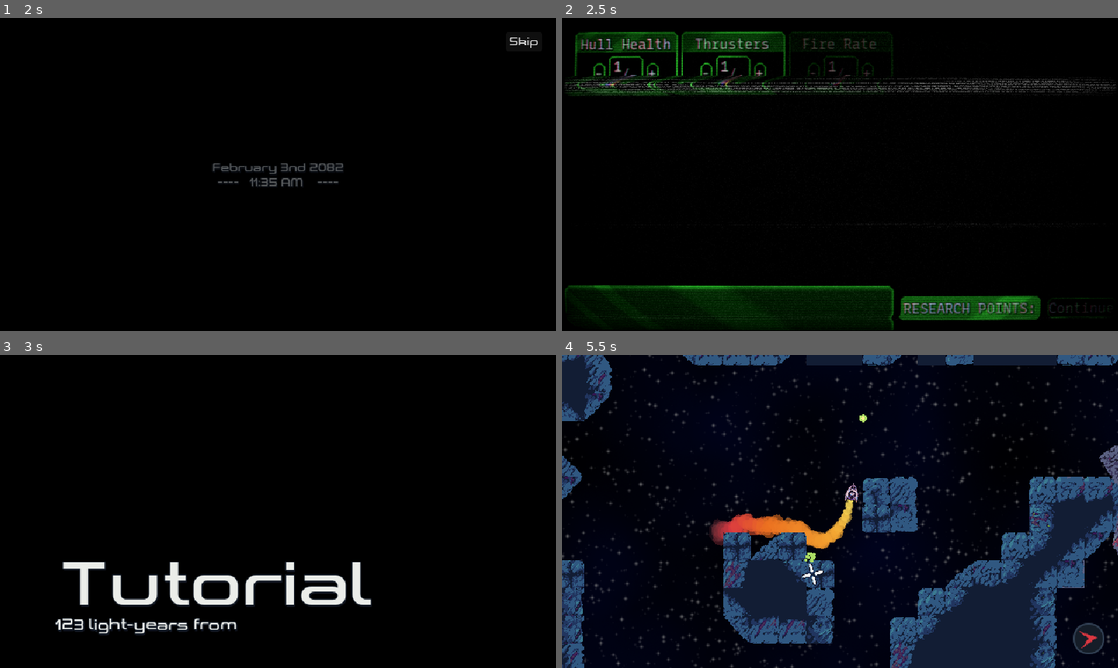
Above: before the commit, frames 1-4 (two rows, left to right).
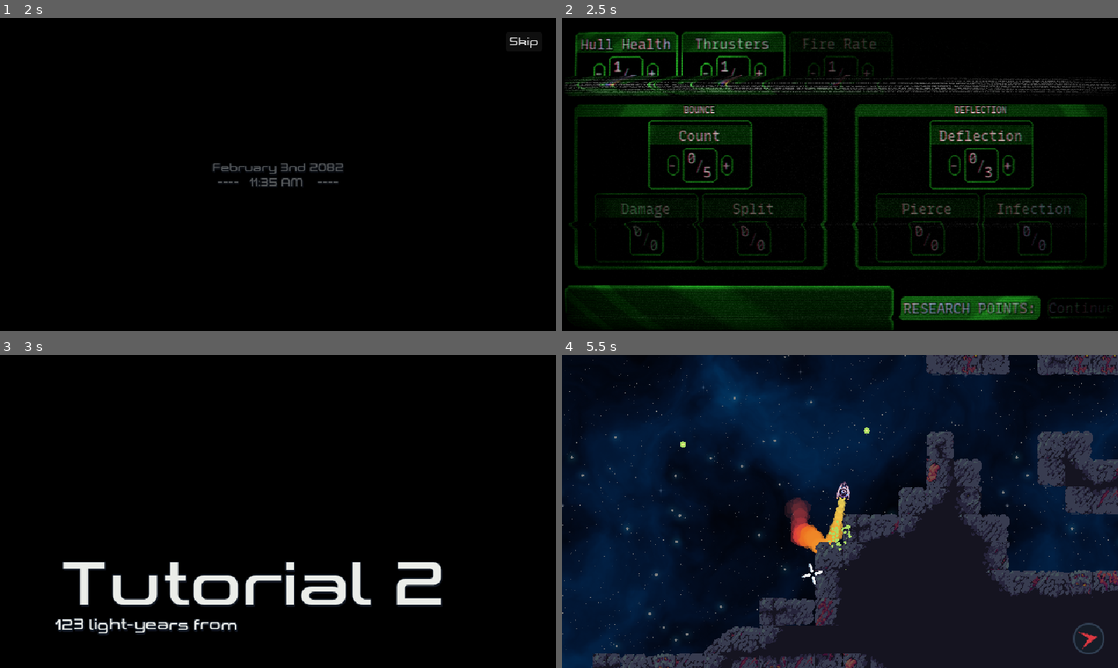
Above: after the commit, the same moments.

Repository: Yoshiip/boss-rush-jam-2024
Game: Godot game, scene res://levels/menu/menu.tscn
Same seed, same stepped clock (60 frames per second), same inputs: the game is played once before the commit and once after it.
Inputs (mouse positions are in pixels of both pictures, inside the frame that each line leads up to):
- Up to frame 1 (2 s): tap Enter at 0.5 s; move the mouse to (400, 158) at 0.52 s; press the mouse at (400, 158) at 0.53 s; hold D (move_right) 0.53-1.25 s; release the mouse at (400, 158) at 1.25 s; click "Play" at 1.25 s
- Up to frame 2 (2.5 s): click "Skip" at 2 s
- Up to frame 3 (3 s): click "Continue" at 2.75 s
- Up to frame 4 (5.5 s): move the mouse to (728, 527) at 3.52 s; hold S (move_down) 3.53-4.28 s; tap Shift (dash) at 3.6 s; click (728, 527) at 3.8 s; move the mouse to (895, 442) at 4.27 s; press the mouse at (895, 442) at 4.28 s; hold D (move_right) 4.28-5.03 s; move the mouse to (812, 574) at 5.02 s; release the mouse at (812, 574) at 5.03 s; hold W (move_up) from 5.03 s (still down); tap Space (weapon_toggle) at 5.1 s; click (812, 574) at 5.3 s

Frame 1 is identical in both runs. In frame 2, 12% of the frame differs, in the area x 1-99%, y 27-81%; in frame 3, 1.2%; in frame 4, 60%, in the area x 0-100%, y 0-100%.

Commit message:
Fixed split bullet, and upgrade adjustments

Diff:
--- a/assets/bullets/bullet/bullet.gd
+++ b/assets/bullets/bullet/bullet.gd
@@ -75,12 +75,17 @@
 	elif body.is_in_group("Obstacle"):
 
 		if !max_bounces>0:
-				destroy_bullet()
+			destroy_bullet()
 		max_bounces-=1
 		if bounce_powerup_lvl> 0:
 			speed *= 1.1
 			scale = Vector2(scale.x * 1.2, scale.y * 1.2)
 			damage += 1
+		if !from_enemy:
+			if max_splits > 0:
+				for i in range(max_splits):
+					_fire()
+				max_splits -= 1
 		if ray_cast.is_colliding():
 			var collision_normal = ray_cast.get_collision_normal()
 		#var collision_normal = (body.global_position - global_position).normalized()
@@ -88,9 +93,7 @@
 			ray_cast.set_target_position(velocity.normalized() * 30)
 			if not from_enemy:
 				ray_cast_homing.set_target_position(velocity.normalized() * 300)
-				if max_splits > 0:
-					_fire()
-					max_splits -= 1
+
 
 
 
@@ -109,9 +112,9 @@
 			bounce_of_position(body.global_position)
 			max_pierces-=1
 		if max_infections > 0:
-			$Sprite.modulate = Color.DARK_CYAN
+			$Sprite.modulate = Color(1, 1, 1, 1)
 			other_bullet.from_enemy = false
-			other_bullet.get_node("Sprite").modulate = Color.DARK_CYAN
+			other_bullet.get_node("Sprite").modulate =Color(1, 1, 1, 1)
 			max_infections -=1
 		speed *= 0.8
 		other_bullet.speed*=2
@@ -146,8 +149,8 @@
 		bullet.max_pierces = GameManager.get_pierces()
 
 	bullet.bounce_powerup_lvl =  GameManager.get_damage_up_bounces()
-	bullet.max_bounces = GameManager.get_bounces()+1
-	bullet.max_splits = GameManager.get_splits()
-	bullet.scale = Vector2(scale.x * 0.8, scale.y * 0.8)
+	bullet.max_bounces = GameManager.get_bounces()-1
+	bullet.max_splits = 0
+	bullet.scale = Vector2(scale.x * 1, scale.y * 1)
 
-	call_deferred("add_sibling", bullet)
+	get_parent().add_child(bullet)
--- a/assets/game_manager.gd
+++ b/assets/game_manager.gd
@@ -50,8 +50,8 @@
 
 # functions to return the max of each levels
 
-const BULLETS_SIZE := [1.0, 1.25, 1.5, 1.75, 2.0]
-const BULLETS_SPEED := [5.0,7.0,10.0,13.0,15.0]
+const BULLETS_SIZE := [0.75,1.0, 1.5,1.75, 2.0]
+const BULLETS_SPEED := [1.5,3.0,5.0,7.0,10.0]
 
 func get_health() -> int:
 	return 4 + GameManager.save_data.hull_health * 3
@@ -96,9 +96,9 @@
 func go_to_fight() -> void:
 	match save_data.level:
 		0:
+			get_tree().change_scene_to_file("res://levels/fights/terrain intro/terrain_intro.tscn")
+		1:
 			get_tree().change_scene_to_file("res://levels/fights/small_enemy_intro/small_enemy_intro.tscn")
-		1:
-			get_tree().change_scene_to_file("res://levels/fights/terrain intro/terrain_intro.tscn")
 		2:
 			get_tree().change_scene_to_file("res://levels/fights/first/first_fight.tscn")
 		3:
--- a/assets/spaceship/spaceship.gd
+++ b/assets/spaceship/spaceship.gd
@@ -33,8 +33,8 @@
 var invicibility_timer := 0.0
 
 
-const SPEEDS := [300, 400, 475, 550, 650]
-const TURNING := [5,5,7,9,13]
+const SPEEDS := [350, 400, 455, 520, 600]
+const TURNING := [5,6,7,13,19]
 @onready var acceleration_speed: float = SPEEDS[GameManager.save_data.thrusters]
 @onready var turning_speed: float = TURNING[GameManager.save_data.thrusters]
 var fire_timer := fire_rate
--- a/levels/menu/menu.gd
+++ b/levels/menu/menu.gd
@@ -22,7 +22,7 @@
 	{
 		"name": "Tentative",
 		"role": "Game Design, Code, Art",
-		"url": "",
+		"url": "https://itch.io/profile/brokenhand",
 	},
 	{
 		"name": "moose",
--- a/levels/upgrades/upgrades.tscn
+++ b/levels/upgrades/upgrades.tscn
@@ -126,23 +126,25 @@
 [node name="thrusters" parent="Canvas/Container/Boxes/Top" instance=ExtResource("1_gvm2u")]
 layout_mode = 2
 title = "Thrusters"
-description = "Increase ship turn speed."
+description = "Increases ship speed."
 max_level = 4
 
 [node name="fire_rate" parent="Canvas/Container/Boxes/Top" instance=ExtResource("1_gvm2u")]
 layout_mode = 2
 title = "Fire Rate"
+description = "Decreases time between shots"
 max_level = 5
 
 [node name="bullet_size" parent="Canvas/Container/Boxes/Top" instance=ExtResource("1_gvm2u")]
 layout_mode = 2
 title = "Bullet Size"
 description = "Increase the size of your projectiles."
+max_level = 4
 
 [node name="bullet_speed" parent="Canvas/Container/Boxes/Top" instance=ExtResource("1_gvm2u")]
 layout_mode = 2
 title = "Bullet Speed"
-description = "Increase the speed at which bullets travel."
+description = "Increase Bullet Speed."
 max_level = 4
 
 [node name="Bottom" type="HBoxContainer" parent="Canvas/Container/Boxes"]
@@ -164,7 +166,7 @@
 offset_bottom = 20.0
 grow_horizontal = 2
 theme_override_font_sizes/font_size = 10
-text = "Bounces"
+text = "Bounce"
 horizontal_alignment = 1
 uppercase = true
 
@@ -186,7 +188,8 @@
 layout_mode = 2
 size_flags_horizontal = 4
 title = "Count"
-description = "Increase the max times the projectile can bounce."
+description = "Increase the max times the projectile can bounce off of terrain"
+max_level = 5
 
 [node name="Container" type="HBoxContainer" parent="Canvas/Container/Boxes/Bottom/Left/Left"]
 layout_mode = 2
@@ -196,14 +199,15 @@
 custom_minimum_size = Vector2(120, 80)
 layout_mode = 2
 title = "Damage"
-description = "Increase the damage of the projectile each time it bounces."
+description = "Increase the power of the projectile when it bounces. Max number of times = level"
 constraint = "bounce"
 
 [node name="split" parent="Canvas/Container/Boxes/Bottom/Left/Left/Container" instance=ExtResource("1_gvm2u")]
 custom_minimum_size = Vector2(120, 80)
 layout_mode = 2
 title = "Split"
-description = "Spawn addiotional projectile each time the projectile bounce."
+description = "Chance to spawn additional projectiles when it bounces."
+max_level = 4
 constraint = "bounce"
 
 [node name="Right" type="Panel" parent="Canvas/Container/Boxes/Bottom"]
@@ -218,7 +222,7 @@
 offset_bottom = 20.0
 grow_horizontal = 2
 theme_override_font_sizes/font_size = 10
-text = "Deflect"
+text = "Deflection"
 horizontal_alignment = 1
 uppercase = true
 
@@ -240,6 +244,7 @@
 layout_mode = 2
 size_flags_horizontal = 4
 title = "Deflection"
+description = "Your bullets bounce off of enemy bullets, deflecting them. Max number of times = level"
 
 [node name="Container" type="HBoxContainer" parent="Canvas/Container/Boxes/Bottom/Right/Right"]
 layout_mode = 2
@@ -249,14 +254,14 @@
 custom_minimum_size = Vector2(120, 80)
 layout_mode = 2
 title = "Pierce"
-description = "Increase luck of shooting proojectiles"
+description = "Moves through enemy projectiles, while still triggering Deflect, and Infection. Max times = level"
 constraint = "deflection"
 
 [node name="infection" parent="Canvas/Container/Boxes/Bottom/Right/Right/Container" instance=ExtResource("1_gvm2u")]
 custom_minimum_size = Vector2(120, 80)
 layout_mode = 2
 title = "Infection"
-description = "Increase luck of shooting projectiles that cure Void projectiles"
+description = "Converts Enemy bullets on contact, a number of times equal to level"
 constraint = "deflection"
 
 [node name="Footer" type="HBoxContainer" parent="Canvas/Container"]
--- a/ui/upgrades/upgrades.gd
+++ b/ui/upgrades/upgrades.gd
@@ -19,8 +19,9 @@
 	UiUtils.apply_transition($Canvas/Container/Boxes/Bottom/Left)
 	UiUtils.apply_transition($Canvas/Container/Boxes/Bottom/Right)
 	UiUtils.apply_transition($Canvas/Container/Footer)
-	$Canvas/Container/Boxes/Bottom/Left.visible = GameManager.save_data.level >= 1
-	$Canvas/Container/Boxes/Bottom/Right.visible = GameManager.save_data.level >= 2
+	#After playing through the game multiple times, I think the upgrades need to be available from the begining
+	#$Canvas/Container/Boxes/Bottom/Left.visible = GameManager.save_data.level >= 0
+	#$Canvas/Container/Boxes/Bottom/Right.visible = GameManager.save_data.level >= 0
 
 func _upgrade_mouse_entered(upgrade: Panel) -> void:
 	description.text = upgrade.description
